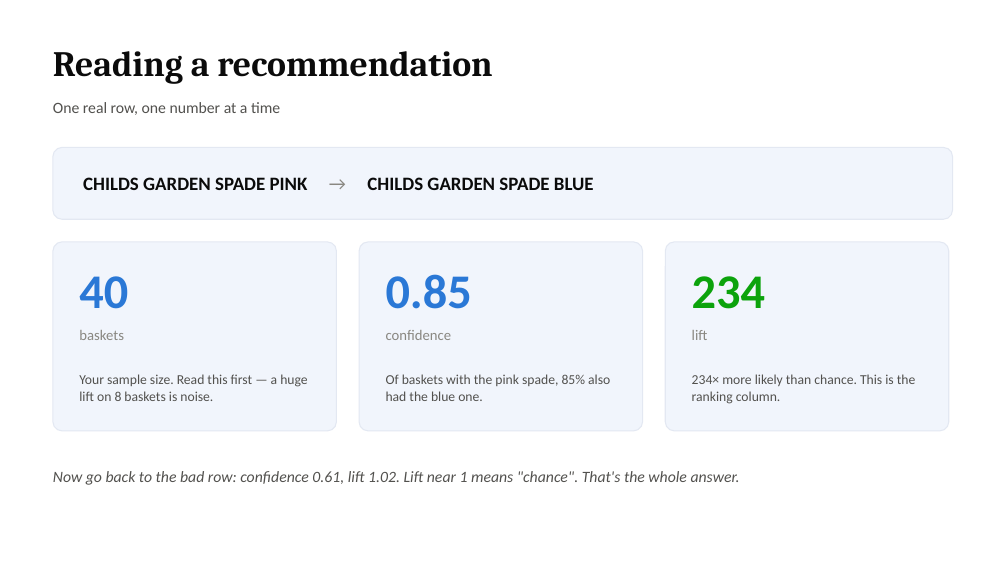
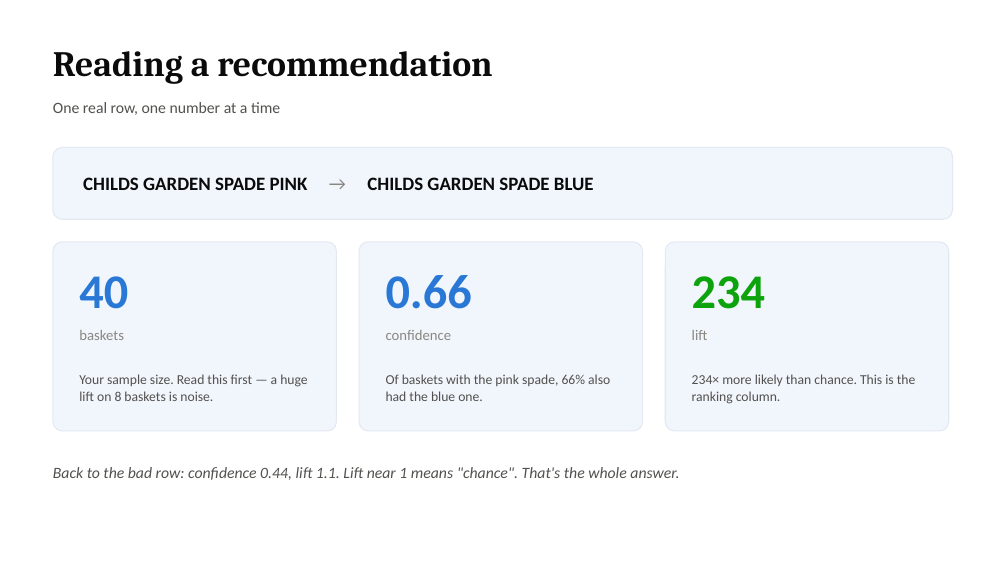
Before and after one commit to Kenchch/retail-ai-pipeline, a slide deck: slide 3 of workshop/ai_literacy_workshop.pptx (slide 4 before the commit). Drawn at 1008x567 pixels with LibreOffice and Linux fonts; fonts in the diff are those of the drawing. Boxes give left, top, right and bottom in pixels: in the first picture for what was removed or moved away, otherwise in the second. Text is boxed around its words. In the diff, an @@ line names an element or a change of style, - is before the commit and + after.

Commit message:
Retail ETL pipeline with data quality gate, product recommendations and adoption metrics
Ingests retail invoice lines, quarantines rows failing nine data-quality rules, and publishes a sales star schema plus a frequently-bought-together table ranked by lift with a TF-IDF fallback over product descriptions. Adoption is measured from usage telemetry and written out with every run. Runs nightly through Airflow; all thresholds and the team roster live in config.yaml.

```diff
--- a/workshop/ai_literacy_workshop.pptx
+++ b/workshop/ai_literacy_workshop.pptx
@@ text at [386, 275, 472, 309]: text changed @@
-0.85
+0.66
@@ text at [386, 374, 610, 401]: text changed @@
-Of baskets with the pink spade, 85% also had the blue one.
+Of baskets with the pink spade, 66% also had the blue one.
@@ text at [53, 467, 679, 480]: text changed @@
-Now go back to the bad row: confidence 0.61, lift 1.02. Lift near 1 means "chance". That's the whole answer.
+Back to the bad row: confidence 0.44, lift 1.1. Lift near 1 means "chance". That's the whole answer.
```
Also in this commit, not shown: 5 other slides changed, 4 slides removed, 50 other files.
